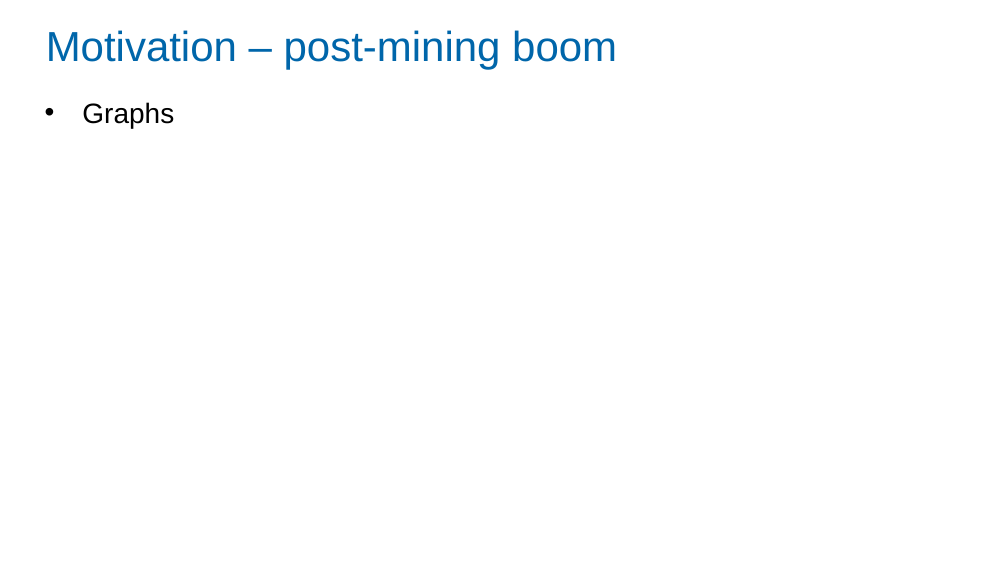
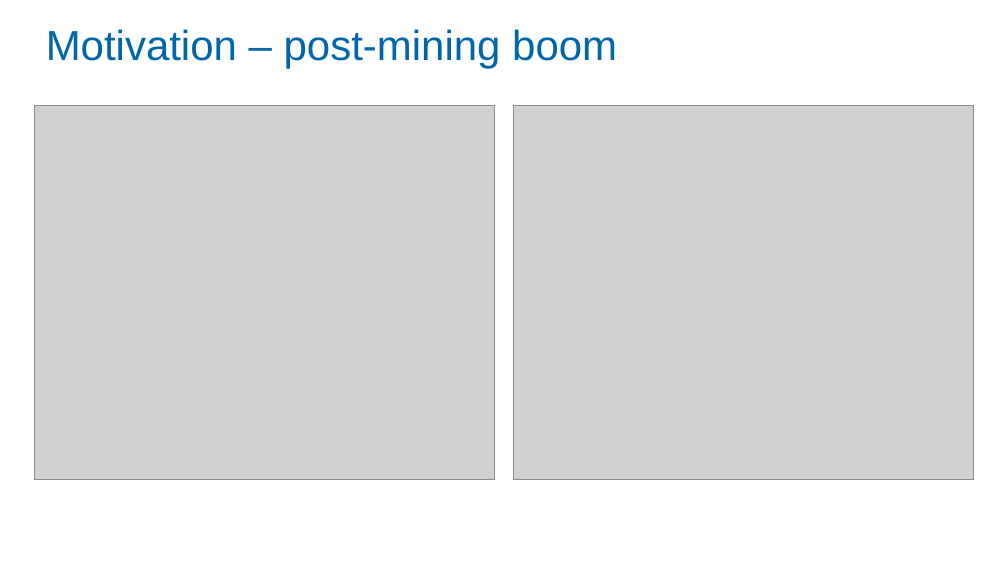
Before and after one commit to Zjub/TVHENZ, a slide deck: slide 4 of MF coordination/SI_game/RBA Coffee Monetary and Fiscal Policy Coordination.pptx (slide 5 before the commit). Drawn at 1008x567 pixels with LibreOffice and Linux fonts; fonts in the diff are those of the drawing; grey boxes stand for pictures. Boxes give left, top, right and bottom in pixels: in the first picture for what was removed or moved away, otherwise in the second. Text is boxed around its words. In the diff, an @@ line names an element or a change of style, - is before the commit and + after.

```diff
--- a/MF coordination/SI_game/RBA Coffee Monetary and Fiscal Policy Coordination.pptx
+++ b/MF coordination/SI_game/RBA Coffee Monetary and Fiscal Policy Coordination.pptx
@@ picture added at <box>34,106,494,480</box> @@
@@ text removed at <box>82,102,174,128</box> @@
-• Graphs
@@ picture added at <box>513,106,974,480</box> @@
```
Also in this commit, not shown: 14 other slides changed, 4 slides added, 1 slide removed, 7 other files.
